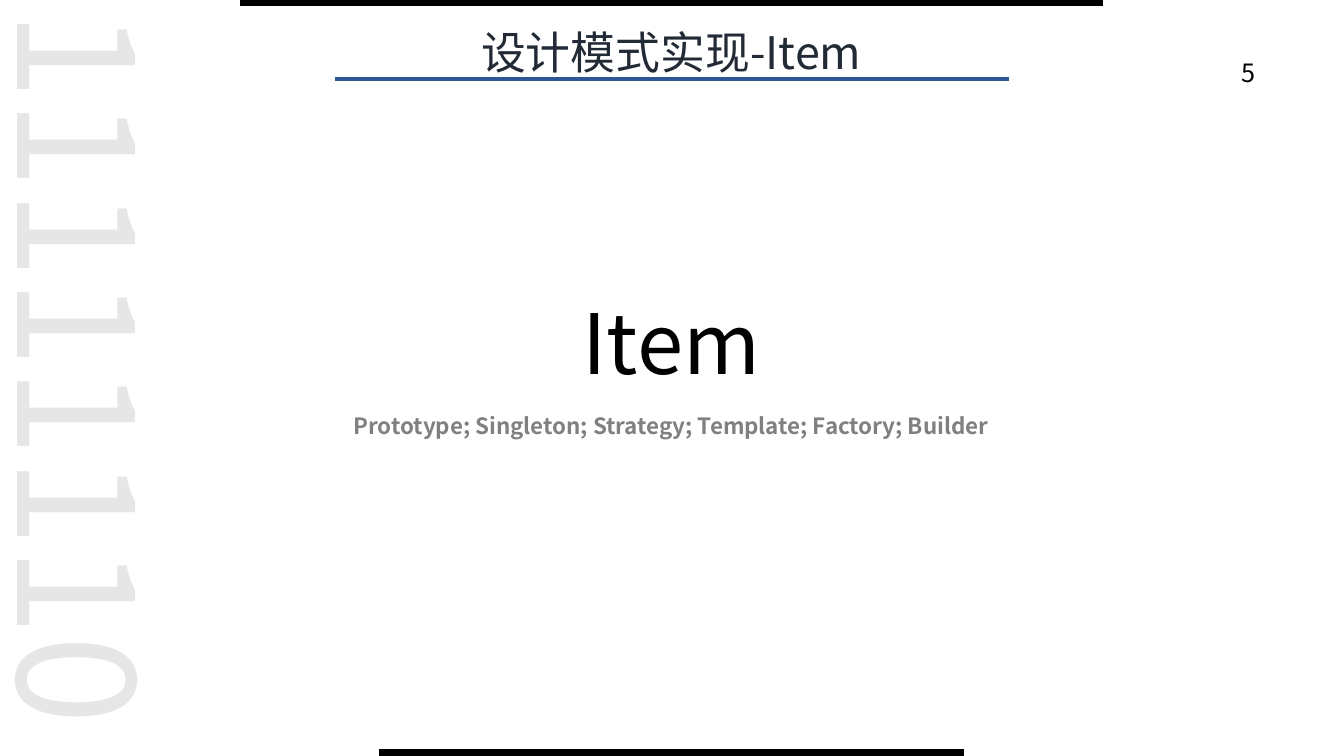
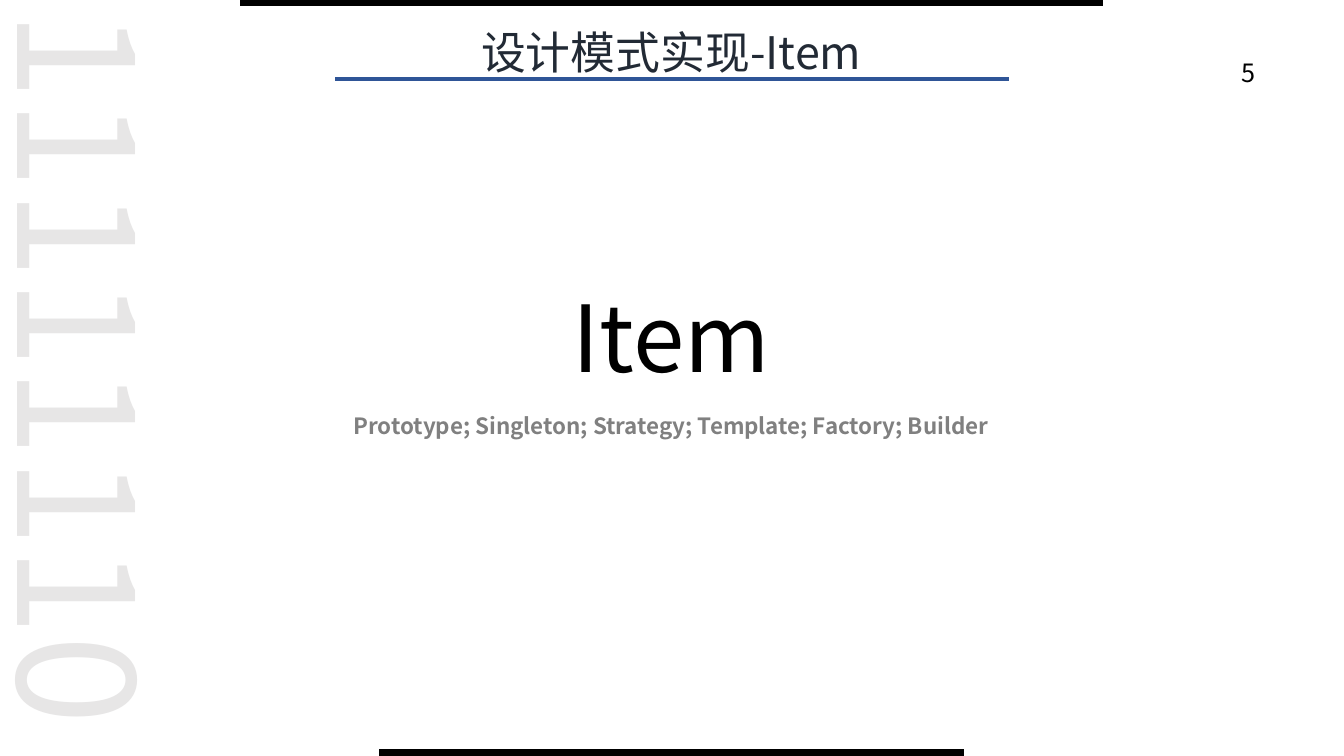
Before and after one commit to haoranpb/DesignPatternProject, a slide deck: slide 5 of doc/总PPT.pptx. Drawn at 1344x756 pixels with LibreOffice and Linux fonts; fonts in the diff are those of the drawing. Boxes give left, top, right and bottom in pixels: in the first picture for what was removed or moved away, otherwise in the second. Text is boxed around its words. In the diff, an @@ line names an element or a change of style, - is before the commit and + after.

```diff
--- a/doc/总PPT.pptx
+++ b/doc/总PPT.pptx
@@ title "Item" at box(573, 304, 770, 374): size 59.4 to 66 pt @@
```
Also in this commit, not shown: 6 other slides changed.
